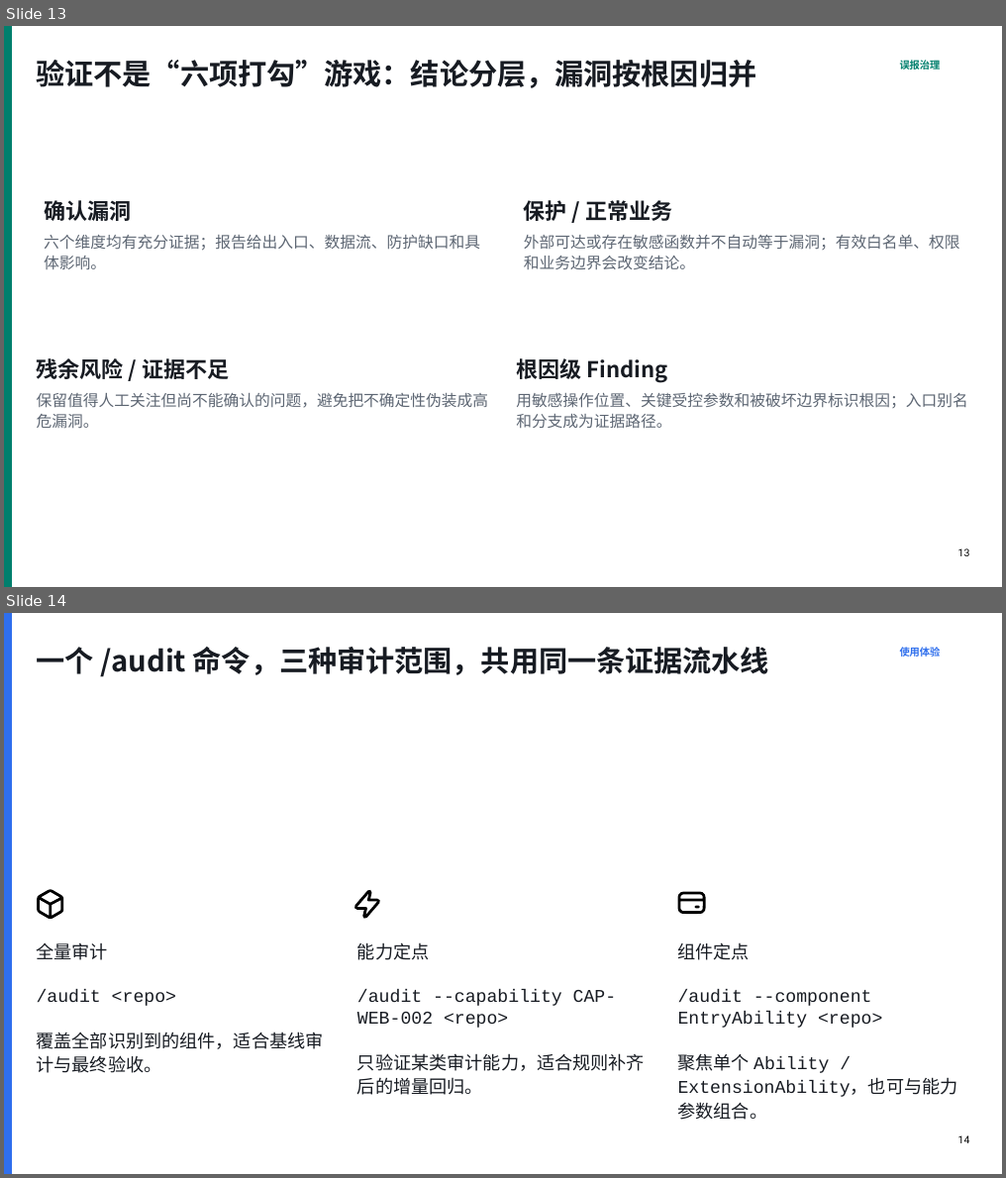
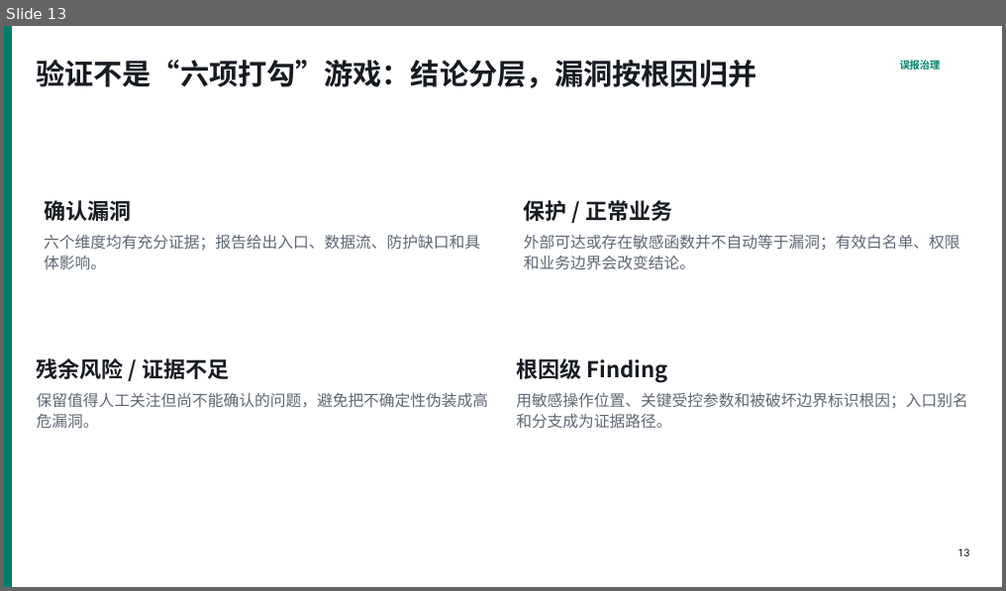
Before and after one commit to JiJunmo/harmonySecAnalyzer, a slide deck: harmonySecAnalyzer-v3-upgrade-roadmap.pptx. Shown one above the other, each under a label of ours: slides 13 and 14 before the commit, slide 13 after it. The pictures are 1006x1178 and 1006x591 pixels, drawn with LibreOffice and Linux fonts; fonts in the diff are those of the drawing. Boxes give left, top, right and bottom in pixels: in the first picture for what was removed or moved away, otherwise in the second. Text is boxed around its words. In the diff, an @@ line names an element or a change of style, - is before the commit and + after.

Commit message:
Add incremental audit workflow

```diff
--- a/harmonySecAnalyzer-v3-upgrade-roadmap.pptx
+++ b/harmonySecAnalyzer-v3-upgrade-roadmap.pptx
@@ slide 14 removed at (x1=4, y1=613, x2=1002, y2=1174), background #FFFFFF @@
@@ rectangle removed at (x1=4, y1=613, x2=11, y2=1174) @@
@@ text removed at (x1=37, y1=647, x2=769, y2=677) @@
-一个 /audit 命令，三种审计范围，共用同一条证据流水线
@@ text removed at (x1=900, y1=647, x2=941, y2=657) @@
-使用体验
@@ freeform shape removed at (x1=37, y1=889, x2=63, y2=919) @@
@@ freeform shape removed at (x1=354, y1=890, x2=380, y2=919) @@
@@ freeform shape removed at (x1=678, y1=892, x2=706, y2=915) @@
@@ text removed at (x1=37, y1=943, x2=324, y2=1073) @@
-全量审计
-/audit <repo>
-覆盖全部识别到的组件，适合基线审计与最终验收。
@@ text removed at (x1=357, y1=943, x2=645, y2=1095) @@
-能力定点
-/audit ‐‐capability CAP-WEB-002 <repo>
-只验证某类审计能力，适合规则补齐后的增量回归。
@@ text removed at (x1=678, y1=943, x2=958, y2=1120) @@
-组件定点
-/audit ‐‐component EntryAbility <repo>
-聚焦单个 Ability / ExtensionAbility，也可与能力参数组合。
@@ text removed at (x1=958, y1=1136, x2=970, y2=1144) @@
-14
```
Also in this commit, not shown: 1 slide changed, 1 slide added, 22 other files.
